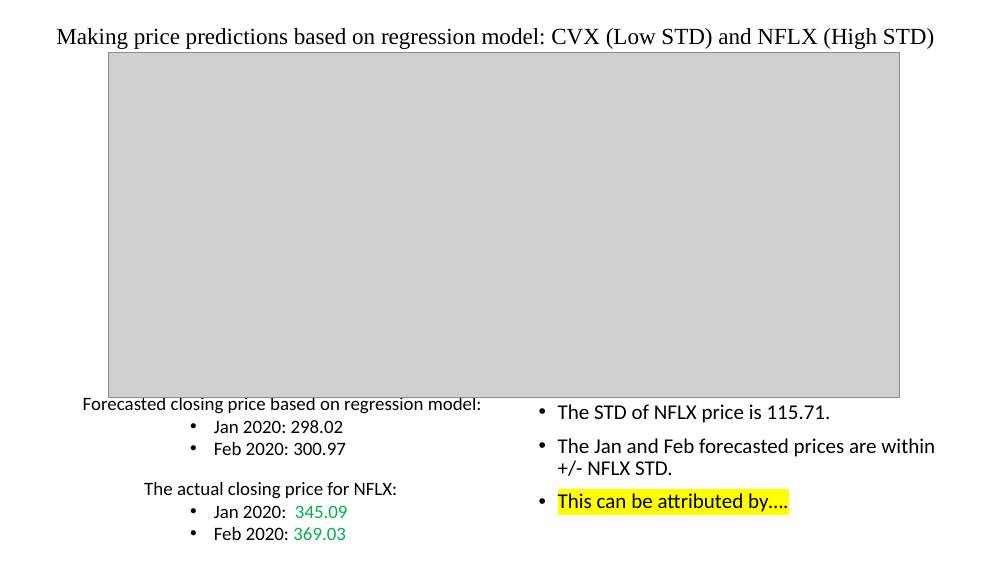
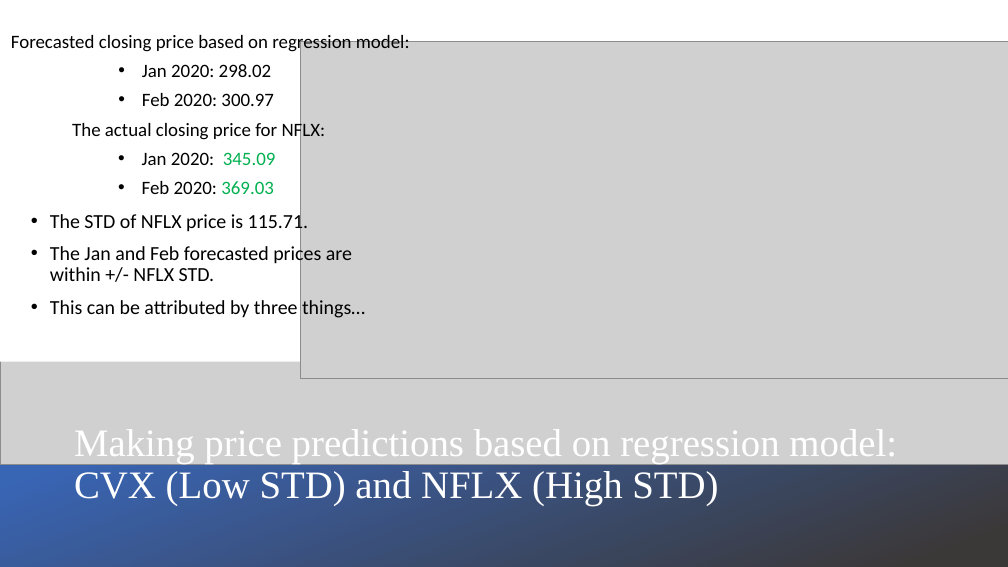
Before and after one commit to claybeaver/Group9_Project1, a slide deck: slide 12 of Final_Presentation.pptx. Drawn at 1008x567 pixels with LibreOffice and Linux fonts; fonts in the diff are those of the drawing; grey boxes stand for pictures. Boxes give left, top, right and bottom in pixels: in the first picture for what was removed or moved away, otherwise in the second. Text is boxed around its words. In the diff, an @@ line names an element or a change of style, - is before the commit and + after.

```diff
--- a/Final_Presentation.pptx
+++ b/Final_Presentation.pptx
@@ text "Forecasted closing price based on ..." moved from (x1=83, y1=395, x2=482, y2=455) to (x1=11, y1=33, x2=410, y2=106) @@
@@ text "Forecasted closing price based on ..." at (x1=11, y1=33, x2=410, y2=106): more space between paragraphs @@
@@ rectangle added at (x1=0, y1=0, x2=1008, y2=361), fill #FFFFFF @@
@@ picture resized from (x1=109, y1=52, x2=899, y2=398) to (x1=301, y1=42, x2=1008, y2=378) @@
@@ text "The actual closing price for ..." at (x1=72, y1=121, x2=326, y2=194): more space between paragraphs @@
@@ text "The actual closing price for ..." moved from (x1=144, y1=482, x2=398, y2=540) to (x1=72, y1=121, x2=326, y2=194) @@
@@ text "The STD of NFLX price ..." moved from (x1=558, y1=404, x2=935, y2=512) to (x1=50, y1=211, x2=365, y2=318) @@
@@ text "The STD of NFLX price ..." at (x1=50, y1=211, x2=365, y2=318): vertical alignment top to middle @@
@@ text at (x1=50, y1=211, x2=352, y2=281): size 20 to 19 pt in "The STD of NFLX price is 115.71.", "The Jan and Feb forecasted prices are ..." @@
@@ text at (x1=50, y1=300, x2=365, y2=318): text changed; size 20 to 19 pt @@
-• This can be attributed by….
+• This can be attributed by three things…
@@ rectangle added at (x1=0, y1=333, x2=1008, y2=567), fill gradient #3965B5 to #3B3838 @@
@@ picture added at (x1=0, y1=349, x2=1008, y2=464) @@
@@ title "Making price predictions based on ..." moved from (x1=56, y1=28, x2=934, y2=49) to (x1=74, y1=429, x2=897, y2=506) @@
@@ title "Making price predictions based on ..." at (x1=74, y1=429, x2=897, y2=506): size 22 to 37 pt, text colour #000000 to #FFFFFF; alignment centre to left @@
```
Also in this commit, not shown: 5 other slides changed, 1 slide added, 14 other files.
